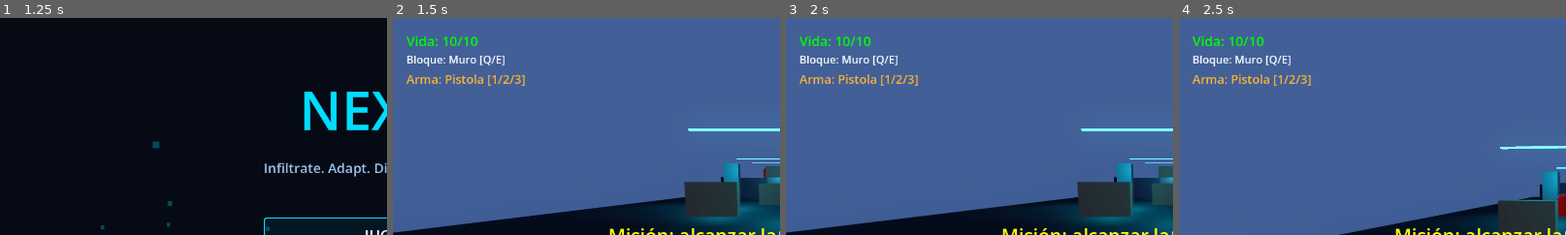
Above: before the commit, frames 1-4 (left to right).
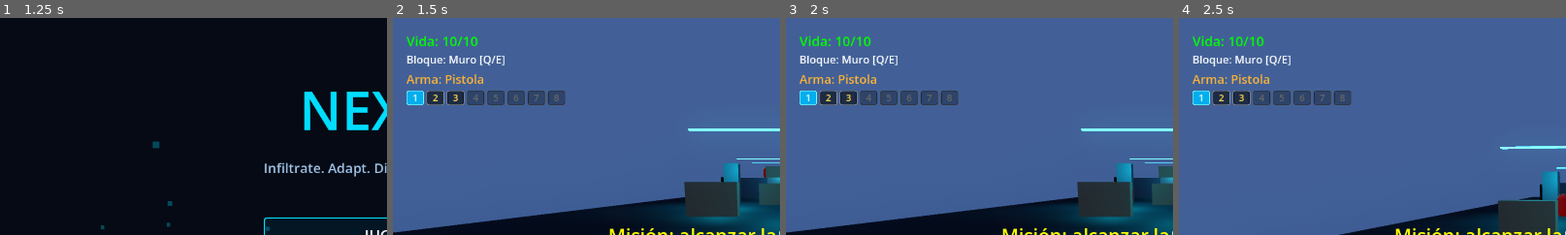
Above: after the commit, the same moments.

Repository: kilder16/NEXUS
Game: Godot game, scene res://scenes/ui/main_menu.tscn
Same seed, same stepped clock (60 frames per second), same inputs: the game is played once before the commit and once after it.
Inputs (mouse positions are % of the whole screen's width and height, from its top left):
- Up to frame 1 (1.25 s): tap Enter at 0.5 s; move the mouse to (72, 45) at 0.52 s; hold Right from 0.53 s (still down); tap 4 at 0.6 s; click (72, 45) at 0.67 s; tap Space at 0.77 s; tap 5 at 0.8 s
- Up to frame 2 (1.5 s): release Right at 1.25 s; click "JUGAR" at 1.25 s
- Up to frame 3 (2 s): no input
- Up to frame 4 (2.5 s): tap Space at 2, 2.27 s; move the mouse to (45, 50) at 2.02 s; hold Up from 2.03 s (still down); tap 5 at 2.1 s; tap 6 at 2.3 s
The pictures show only the part of the screen within x 0-50%, y 0-50%; the shares and areas given below are measured in that part.

Frame 1 is identical in both runs. In frame 2, 2.6% of the frame differs, in the area x 3-45%, y 26-41%; in frame 3, 2.6%; in frame 4, 2.6%.

Commit message:
feat(hud): UI de armas extendida de 3 a 8 slots
WeaponLabel reemplazado por WeaponBox (VBox con name + fila de 8
PanelContainer). Tres estilos: activo (cyan brillante), disponible
(borde gris, texto amarillo) y vacío (más oscuro, texto gris).
Generados en runtime en hud._ready para no duplicar StyleBoxFlat
en el .tscn.

Player teclas 4-8 ahora invocan switch_weapon(3..7); switch_weapon ya
valida idx < weapons.size así que las teclas para slots vacíos son no-op
hasta que se agreguen granadas, bazuca y melee en Features 2.3/2.4/3.x.
update_hud pasa current_weapon_index + weapons.size al HUD.

Co-Authored-By: Claude Opus 4.7 (1M context) <noreply@anthropic.com>

Diff:
--- a/scenes/ui/hud.tscn
+++ b/scenes/ui/hud.tscn
@@ -61,14 +61,110 @@
 theme_override_font_sizes/font_size = 16
 text = "Bloque: Muro [Q/E]"
 
-[node name="WeaponLabel" type="Label" parent="." unique_id=864213057]
+[node name="WeaponBox" type="VBoxContainer" parent="."]
 offset_left = 20.0
 offset_top = 78.0
-offset_right = 250.0
-offset_bottom = 105.0
+offset_right = 360.0
+offset_bottom = 130.0
+theme_override_constants/separation = 4
+
+[node name="WeaponNameLabel" type="Label" parent="WeaponBox"]
+layout_mode = 2
 theme_override_colors/font_color = Color(1, 0.7, 0.2, 1)
 theme_override_font_sizes/font_size = 18
-text = "Arma: Pistola [1/2/3]"
+text = "Arma: Pistola"
+
+[node name="WeaponSlotsHBox" type="HBoxContainer" parent="WeaponBox"]
+layout_mode = 2
+theme_override_constants/separation = 4
+
+[node name="Slot1" type="PanelContainer" parent="WeaponBox/WeaponSlotsHBox"]
+custom_minimum_size = Vector2(26, 22)
+layout_mode = 2
+
+[node name="Label" type="Label" parent="WeaponBox/WeaponSlotsHBox/Slot1"]
+layout_mode = 2
+theme_override_font_sizes/font_size = 14
+text = "1"
+horizontal_alignment = 1
+vertical_alignment = 1
+
+[node name="Slot2" type="PanelContainer" parent="WeaponBox/WeaponSlotsHBox"]
+custom_minimum_size = Vector2(26, 22)
+layout_mode = 2
+
+[node name="Label" type="Label" parent="WeaponBox/WeaponSlotsHBox/Slot2"]
+layout_mode = 2
+theme_override_font_sizes/font_size = 14
+text = "2"
+horizontal_alignment = 1
+vertical_alignment = 1
+
+[node name="Slot3" type="PanelContainer" parent="WeaponBox/WeaponSlotsHBox"]
+custom_minimum_size = Vector2(26, 22)
+layout_mode = 2
+
+[node name="Label" type="Label" parent="WeaponBox/WeaponSlotsHBox/Slot3"]
+layout_mode = 2
+theme_override_font_sizes/font_size = 14
+text = "3"
+horizontal_alignment = 1
+vertical_alignment = 1
+
+[node name="Slot4" type="PanelContainer" parent="WeaponBox/WeaponSlotsHBox"]
+custom_minimum_size = Vector2(26, 22)
+layout_mode = 2
+
+[node name="Label" type="Label" parent="WeaponBox/WeaponSlotsHBox/Slot4"]
+layout_mode = 2
+theme_override_font_sizes/font_size = 14
+text = "4"
+horizontal_alignment = 1
+vertical_alignment = 1
+
+[node name="Slot5" type="PanelContainer" parent="WeaponBox/WeaponSlotsHBox"]
+custom_minimum_size = Vector2(26, 22)
+layout_mode = 2
+
+[node name="Label" type="Label" parent="WeaponBox/WeaponSlotsHBox/Slot5"]
+layout_mode = 2
+theme_override_font_sizes/font_size = 14
+text = "5"
+horizontal_alignment = 1
+vertical_alignment = 1
+
+[node name="Slot6" type="PanelContainer" parent="WeaponBox/WeaponSlotsHBox"]
+custom_minimum_size = Vector2(26, 22)
+layout_mode = 2
+
+[node name="Label" type="Label" parent="WeaponBox/WeaponSlotsHBox/Slot6"]
+layout_mode = 2
+theme_override_font_sizes/font_size = 14
+text = "6"
+horizontal_alignment = 1
+vertical_alignment = 1
+
+[node name="Slot7" type="PanelContainer" parent="WeaponBox/WeaponSlotsHBox"]
+custom_minimum_size = Vector2(26, 22)
+layout_mode = 2
+
+[node name="Label" type="Label" parent="WeaponBox/WeaponSlotsHBox/Slot7"]
+layout_mode = 2
+theme_override_font_sizes/font_size = 14
+text = "7"
+horizontal_alignment = 1
+vertical_alignment = 1
+
+[node name="Slot8" type="PanelContainer" parent="WeaponBox/WeaponSlotsHBox"]
+custom_minimum_size = Vector2(26, 22)
+layout_mode = 2
+
+[node name="Label" type="Label" parent="WeaponBox/WeaponSlotsHBox/Slot8"]
+layout_mode = 2
+theme_override_font_sizes/font_size = 14
+text = "8"
+horizontal_alignment = 1
+vertical_alignment = 1
 
 [node name="Crosshair" type="CenterContainer" parent="." unique_id=1272378942]
 anchors_preset = 8
--- a/scripts/player/player.gd
+++ b/scripts/player/player.gd
@@ -51,7 +51,7 @@
 	print("  Clic Izquierdo = Disparar / Destruir")
 	print("  Clic Derecho = Construir bloque")
 	print("  Q / E = Cambiar tipo de bloque")
-	print("  1 / 2 / 3 = Cambiar arma")
+	print("  1..8 = Cambiar arma (slots disponibles según loadout)")
 	print("  R = Reiniciar nivel")
 	Input.set_mouse_mode(Input.MOUSE_MODE_CAPTURED)
 
@@ -102,6 +102,16 @@
 			switch_weapon(1)
 		elif event.keycode == KEY_3 or event.keycode == KEY_KP_3:
 			switch_weapon(2)
+		elif event.keycode == KEY_4 or event.keycode == KEY_KP_4:
+			switch_weapon(3)
+		elif event.keycode == KEY_5 or event.keycode == KEY_KP_5:
+			switch_weapon(4)
+		elif event.keycode == KEY_6 or event.keycode == KEY_KP_6:
+			switch_weapon(5)
+		elif event.keycode == KEY_7 or event.keycode == KEY_KP_7:
+			switch_weapon(6)
+		elif event.keycode == KEY_8 or event.keycode == KEY_KP_8:
+			switch_weapon(7)
 		elif event.keycode == KEY_R:
 			get_tree().reload_current_scene()
 		elif event.keycode == KEY_H and debug_shooting:
@@ -200,7 +210,7 @@
 		hud.update_health(health, max_health)
 		hud.update_block_type(current_block_type)
 		if not weapons.is_empty():
-			hud.update_weapon(weapons[current_weapon_index].weapon_name)
+			hud.update_weapon(weapons[current_weapon_index].weapon_name, current_weapon_index, weapons.size())
 
 func _update_enemy_indicator():
 	# Si el raycast (ya activo para build) está golpeando un enemigo dentro
--- a/scripts/ui/hud.gd
+++ b/scripts/ui/hud.gd
@@ -6,9 +6,19 @@
 
 @onready var health_label = $HealthLabel
 @onready var block_label = $BlockLabel
-@onready var weapon_label = $WeaponLabel
+@onready var weapon_name_label: Label = $WeaponBox/WeaponNameLabel
+@onready var weapon_slots_hbox: HBoxContainer = $WeaponBox/WeaponSlotsHBox
 @onready var crosshair = $Crosshair
 @onready var message_label = $MessageLabel
+
+# Cantidad fija de slots de arma en el HUD (1..8). Coordinar con player.gd.
+const WEAPON_SLOT_COUNT: int = 8
+
+# Refs cacheadas a los PanelContainer de cada slot y sus styles.
+var _slot_panels: Array = []
+var _style_active: StyleBoxFlat
+var _style_available: StyleBoxFlat
+var _style_empty: StyleBoxFlat
 
 # Indicador de salud de enemigos (aparece cuando el player apunta a uno)
 @onready var enemy_indicator: Control = $EnemyHealthIndicator
@@ -28,6 +38,54 @@
 	# Ocultar mensaje inicial
 	if message_label:
 		message_label.visible = false
+	_setup_weapon_slot_styles()
+	_cache_weapon_slots()
+
+func _setup_weapon_slot_styles() -> void:
+	# Activo: bg cyan brillante, borde fino. Indica el arma seleccionada.
+	_style_active = StyleBoxFlat.new()
+	_style_active.bg_color = Color(0, 0.7, 0.95, 0.95)
+	_style_active.border_color = Color(0.5, 1, 1, 1)
+	_style_active.border_width_left = 1
+	_style_active.border_width_top = 1
+	_style_active.border_width_right = 1
+	_style_active.border_width_bottom = 1
+	_style_active.corner_radius_top_left = 3
+	_style_active.corner_radius_top_right = 3
+	_style_active.corner_radius_bottom_left = 3
+	_style_active.corner_radius_bottom_right = 3
+	# Disponible: arma equipada pero no activa.
+	_style_available = StyleBoxFlat.new()
+	_style_available.bg_color = Color(0, 0, 0, 0.55)
+	_style_available.border_color = Color(0.6, 0.6, 0.6, 1)
+	_style_available.border_width_left = 1
+	_style_available.border_width_top = 1
+	_style_available.border_width_right = 1
+	_style_available.border_width_bottom = 1
+	_style_available.corner_radius_top_left = 3
+	_style_available.corner_radius_top_right = 3
+	_style_available.corner_radius_bottom_left = 3
+	_style_available.corner_radius_bottom_right = 3
+	# Vacío: slot reservado a un arma futura, sin instancia activa.
+	_style_empty = StyleBoxFlat.new()
+	_style_empty.bg_color = Color(0, 0, 0, 0.3)
+	_style_empty.border_color = Color(0.25, 0.25, 0.25, 1)
+	_style_empty.border_width_left = 1
+	_style_empty.border_width_top = 1
+	_style_empty.border_width_right = 1
+	_style_empty.border_width_bottom = 1
+	_style_empty.corner_radius_top_left = 3
+	_style_empty.corner_radius_top_right = 3
+	_style_empty.corner_radius_bottom_left = 3
+	_style_empty.corner_radius_bottom_right = 3
+
+func _cache_weapon_slots() -> void:
+	_slot_panels.clear()
+	if weapon_slots_hbox == null:
+		return
+	for i in range(WEAPON_SLOT_COUNT):
+		var slot: PanelContainer = weapon_slots_hbox.get_node_or_null("Slot%d" % (i + 1))
+		_slot_panels.append(slot)
 
 func _process(delta: float) -> void:
 	# Ocultar crosshair cuando el mouse no está capturado (pause, winscreen,
@@ -59,9 +117,30 @@
 	if block_label:
 		block_label.text = "Bloque: %s [Q/E]" % block_names[block_type]
 
-func update_weapon(weapon_name: String):
-	if weapon_label:
-		weapon_label.text = "Arma: %s [1/2/3]" % weapon_name
+func update_weapon(weapon_name: String, current_index: int = 0, total_weapons: int = 1) -> void:
+	if weapon_name_label:
+		weapon_name_label.text = "Arma: %s" % weapon_name
+	for i in range(_slot_panels.size()):
+		var panel: PanelContainer = _slot_panels[i]
+		if panel == null:
+			continue
+		var style: StyleBoxFlat
+		if i == current_index:
+			style = _style_active
+		elif i < total_weapons:
+			style = _style_available
+		else:
+			style = _style_empty
+		panel.add_theme_stylebox_override("panel", style)
+		# Color del número: blanco en activo, amarillo en disponible, gris en vacío.
+		var lbl: Label = panel.get_node_or_null("Label")
+		if lbl:
+			if i == current_index:
+				lbl.add_theme_color_override("font_color", Color(1, 1, 1, 1))
+			elif i < total_weapons:
+				lbl.add_theme_color_override("font_color", Color(1, 0.85, 0.3, 1))
+			else:
+				lbl.add_theme_color_override("font_color", Color(0.4, 0.4, 0.4, 1))
 
 func show_message(text: String, duration: float = 2.0):
 	if message_label:
